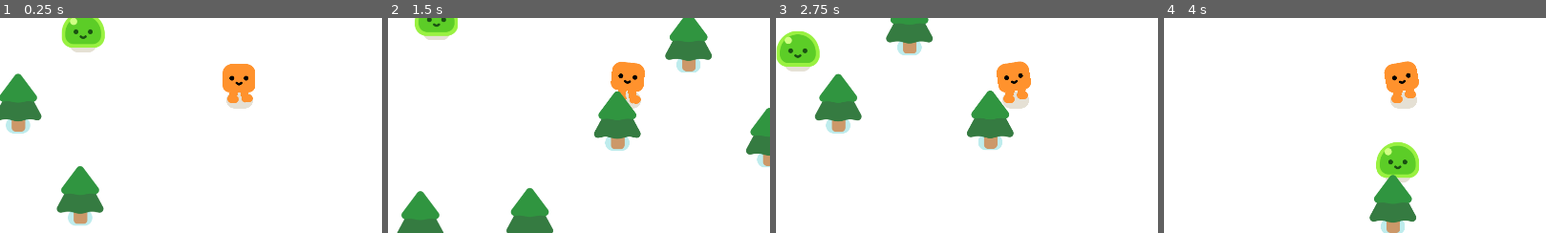
Above: before the commit, frames 1-4 (left to right).
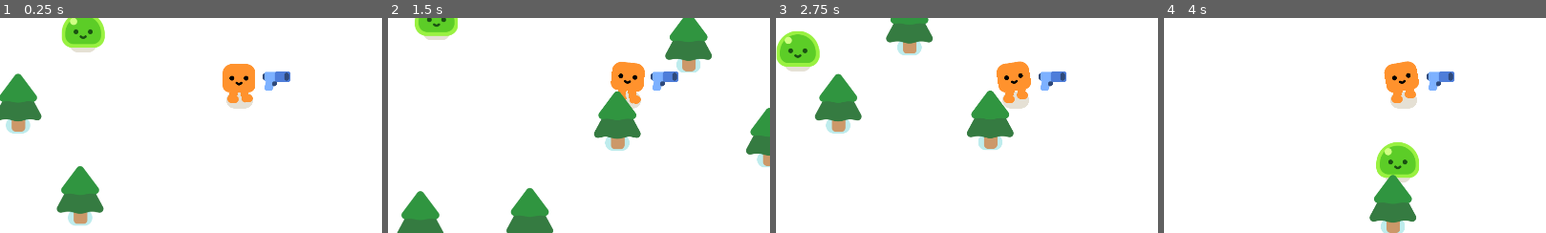
Above: after the commit, the same moments.

Repository: ra1nns/rogue-like-game-Noell-
Game: Godot game, scene res://rogue_game.tscn
Same seed, same stepped clock (60 frames per second), same inputs: the game is played once before the commit and once after it.
Inputs:
- Up to frame 1 (0.25 s): no input
- Up to frame 2 (1.5 s): hold D (move_right) 0.53-1.28 s; hold S (move_down) from 1.28 s (still down)
- Up to frame 3 (2.75 s): release S (move_down) at 2.03 s; hold D (move_right) from 2.03 s (still down)
- Up to frame 4 (4 s): release D (move_right) at 2.78 s; hold W (move_up) 2.78-3.53 s; hold A (move_left) from 3.53 s (still down)
The pictures show only the part of the screen within x 19-69%, y 31-81%; the shares and areas given below are measured in that part.

The runs differ from the first frame. In frame 1, 0.4% of the frame differs, in the area x 68-76%, y 24-34%; in frame 2, 0.4%; in frame 3, 0.4%; in frame 4, 0.4%.

Commit message:
Weapon
Added a weapon that the player will be able to use

Diff:
--- /dev/null
+++ b/gun.tscn
@@ -0,0 +1,22 @@
+[gd_scene load_steps=4 format=3 uid="uid://bwyhmnxtctkfq"]
+
+[ext_resource type="Texture2D" uid="uid://cswb5do8rrj7q" path="res://pistol/pistol.png" id="1_8a063"]
+[ext_resource type="Script" path="res://gun.gd" id="1_hegw4"]
+
+[sub_resource type="CircleShape2D" id="CircleShape2D_ft3o1"]
+radius = 362.088
+
+[node name="Gun" type="Area2D"]
+script = ExtResource("1_hegw4")
+
+[node name="CollisionShape2D" type="CollisionShape2D" parent="."]
+shape = SubResource("CircleShape2D_ft3o1")
+
+[node name="WeaponPivot" type="Marker2D" parent="."]
+
+[node name="Pistol" type="Sprite2D" parent="WeaponPivot"]
+position = Vector2(82, 0)
+texture = ExtResource("1_8a063")
+
+[node name="ShootingPoint" type="Marker2D" parent="WeaponPivot/Pistol"]
+position = Vector2(26, -11)
--- a/player.tscn
+++ b/player.tscn
@@ -1,7 +1,8 @@
-[gd_scene load_steps=4 format=3 uid="uid://cqirtpmbkrfev"]
+[gd_scene load_steps=5 format=3 uid="uid://cqirtpmbkrfev"]
 
 [ext_resource type="Script" path="res://player.gd" id="1_aqjl2"]
 [ext_resource type="PackedScene" uid="uid://pbmyh1qru7p" path="res://characters/happy_boo/happy_boo.tscn" id="1_lo34s"]
+[ext_resource type="PackedScene" uid="uid://bwyhmnxtctkfq" path="res://gun.tscn" id="3_qsrx5"]
 
 [sub_resource type="CircleShape2D" id="CircleShape2D_hjijx"]
 radius = 50.0
@@ -16,3 +17,6 @@
 unique_name_in_owner = true
 
 [node name="Camera2D" type="Camera2D" parent="."]
+
+[node name="Gun" parent="." instance=ExtResource("3_qsrx5")]
+position = Vector2(11, -48)
